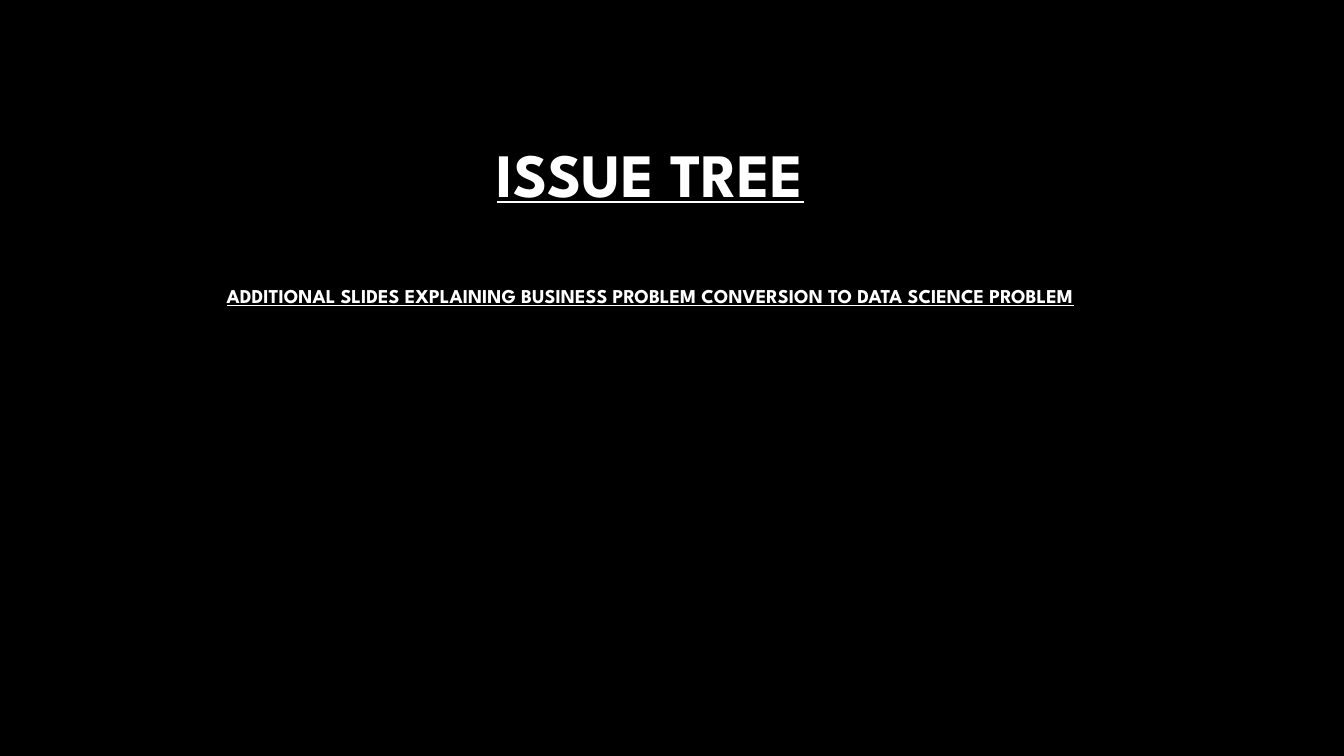
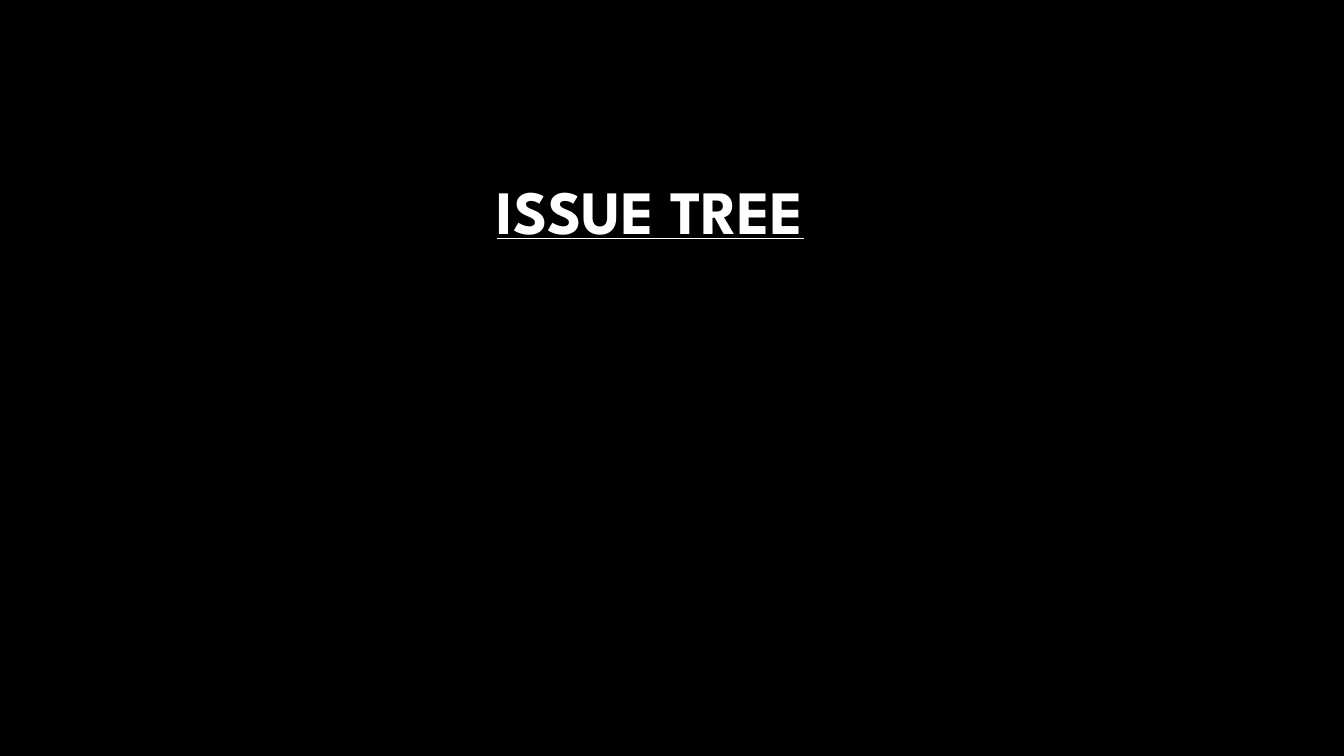
Before and after one commit to mmd52/HR_Employee_Attrition, a slide deck: slide 5 of Attrition Management.pptx (slide 15 before the commit). Drawn at 1344x756 pixels with LibreOffice and Linux fonts; fonts in the diff are those of the drawing; background and template pictures are left out. Boxes give left, top, right and bottom in pixels: in the first picture for what was removed or moved away, otherwise in the second. Text is boxed around its words. In the diff, an @@ line names an element or a change of style, - is before the commit and + after.

```diff
--- a/Attrition Management.pptx
+++ b/Attrition Management.pptx
@@ title at <box>497,192,803,239</box>: text changed; size 14 to 44 pt @@
-ISSUE TREE
-ADDITIONAL SLIDES EXPLAINING BUSINESS PROBLEM CONVERSION TO DATA SCIENCE PROBLEM
+ISSUE TREE
```
Also in this commit, not shown: 1 other slide changed, 10 slides removed, 24 other files.
